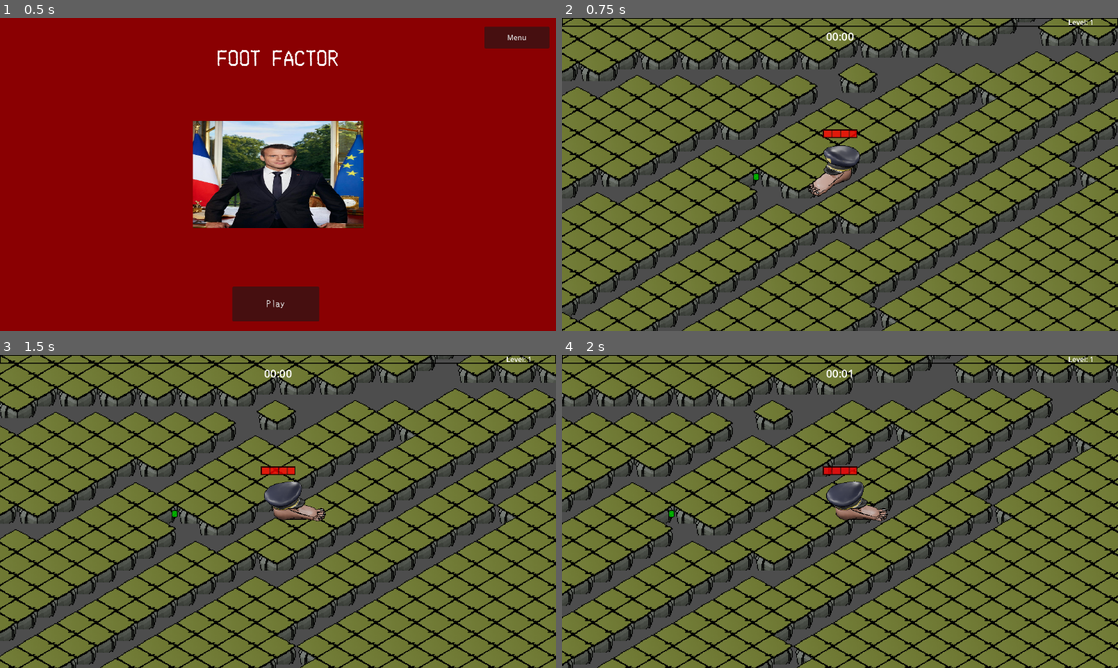
Above: before the commit, frames 1-4 (two rows, left to right).
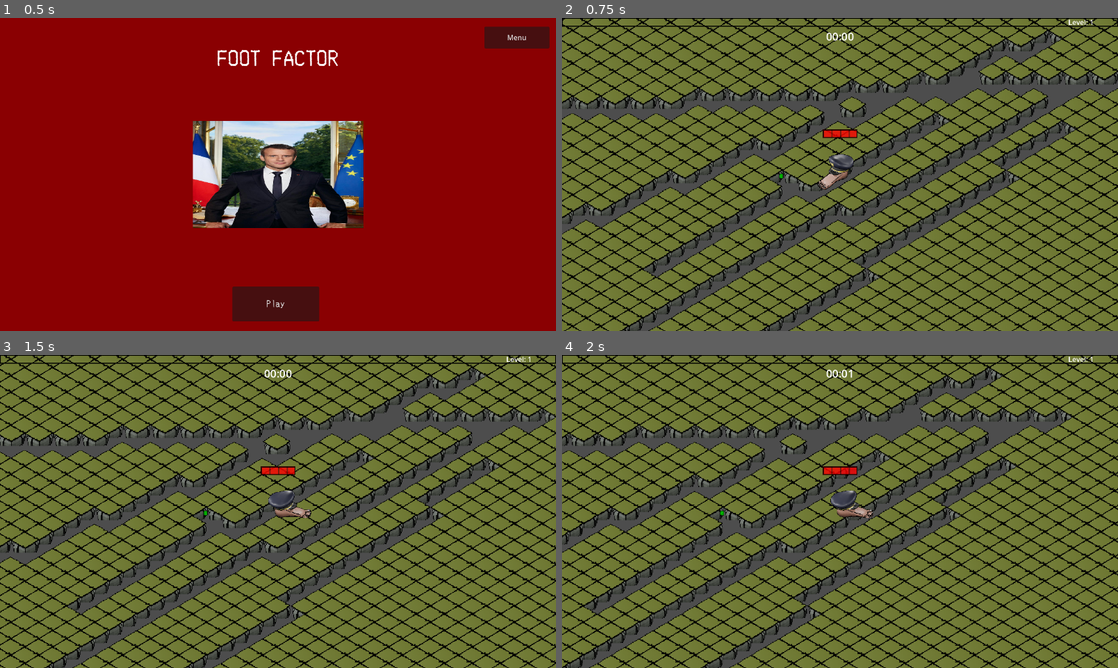
Above: after the commit, the same moments.

Repository: rat-balls/FootFactor
Game: Godot game, scene res://Scenes/TitleScreen/menu.tscn
The game is run twice, just before and just after one commit, with the same random seed, the same clock (stepped at 60 frames per second) and the same inputs. Sound files missing from this copy of the repository are replaced by a short silence.
Inputs (mouse positions are in pixels of both pictures, inside the frame that each line leads up to):
- Up to frame 1 (0.5 s): no input
- Up to frame 2 (0.75 s): click "Play" at 0.5 s
- Up to frame 3 (1.5 s): tap Enter at 1.25 s; move the mouse to (400, 495) at 1.27 s; hold Right (Right) from 1.28 s (still down); click (400, 495) at 1.35 s
- Up to frame 4 (2 s): keep holding Right (Right)

Frame 1 is identical in both runs. In frame 2, 58% of the frame differs, in the area x 0-100%, y 0-100%; in frame 3, 58%; in frame 4, 55%.

Commit message:
Merged from dev

Diff:
--- a/Scenes/Prefabs/Enemy/spider_enemy.tscn
+++ b/Scenes/Prefabs/Enemy/spider_enemy.tscn
@@ -1,6 +1,6 @@
 [gd_scene load_steps=12 format=3 uid="uid://c6q7802vmo5m"]
 
-[ext_resource type="Script" uid="uid://bn0frpi3v56m8" path="res://Scripts/Enemy/fish_enemy.gd" id="1_6cdpy"]
+[ext_resource type="Script" uid="uid://bsk4xoi5rfewl" path="res://Scripts/Enemy/spider_enemy.gd" id="1_6cdpy"]
 [ext_resource type="Texture2D" uid="uid://cn2y8hn87aga" path="res://Assets/Sprites/Enemies/spider_monster.png" id="3_okl4l"]
 [ext_resource type="PackedScene" uid="uid://68m3jdutqtxw" path="res://Scenes/Prefabs/Utility/hurt_box.tscn" id="3_v347b"]
 [ext_resource type="PackedScene" uid="uid://5ubgwi0xjbt2" path="res://Scenes/Prefabs/Utility/hit_box.tscn" id="4_okl4l"]
@@ -46,6 +46,8 @@
 collision_layer = 5
 collision_mask = 5
 script = ExtResource("1_6cdpy")
+hp = 5
+knockback_recovery = 4.5
 
 [node name="CollisionShape2D" type="CollisionShape2D" parent="."]
 position = Vector2(-1, -2)
@@ -86,8 +88,17 @@
 stream = ExtResource("5_n0k15")
 volume_db = -20.0
 
+[node name="CooldownTimer" type="Timer" parent="."]
+wait_time = 6.0
+autostart = true
+
+[node name="AttackAnimTimer" type="Timer" parent="."]
+wait_time = 2.0
+
 [connection signal="area_exited" from="HurtBox" to="HurtBox" method="_on_area_exited"]
 [connection signal="hurt" from="HurtBox" to="." method="_on_hurt_box_hurt"]
+[connection signal="timeout" from="CooldownTimer" to="." method="_on_cooldown_timer_timeout"]
+[connection signal="timeout" from="AttackAnimTimer" to="." method="_on_attack_anim_timer_timeout"]
 
 [editable path="HurtBox"]
 [editable path="HitBox"]
--- a/Scenes/Prefabs/Player/player.tscn
+++ b/Scenes/Prefabs/Player/player.tscn
@@ -48,6 +48,7 @@
 frame = 6
 
 [node name="Camera2D" type="Camera2D" parent="."]
+zoom = Vector2(0.7, 0.7)
 position_smoothing_enabled = true
 position_smoothing_speed = 15.0
 
--- a/Scripts/API/client.gd
+++ b/Scripts/API/client.gd
@@ -78,7 +78,8 @@
 		set_process(false) # Stop processing.
 
 func _on_enemy_death(id):
-	socket.send_text('{"event":"MONSTER_KILL","data":{"mobInstanceId":"' + str(id) + '"}}')
+	if(id != "0"):
+		socket.send_text('{"event":"MONSTER_KILL","data":{"mobInstanceId":"' + str(id) + '"}}')
 
 func _on_new_run():
 	print("Restarting run")
--- a/Scripts/Enemy/explosion.gd
+++ b/Scripts/Enemy/explosion.gd
@@ -4,5 +4,5 @@
 	$AnimationPlayer.play("explode")
 
 
-func _on_animation_player_animation_finished(anim_name: StringName) -> void:
+func _on_animation_player_animation_finished(_anim_name: StringName) -> void:
 	queue_free()
--- a/Scripts/Enemy/spider_enemy.gd
+++ b/Scripts/Enemy/spider_enemy.gd
@@ -12,6 +12,10 @@
 @onready var sprite:Sprite2D = $Sprite2D
 @onready var animation:AnimationPlayer = $AnimationPlayer
 @onready var sound_hit = $snd_hit
+const SPIDER_MONSTER = preload("res://Assets/Sprites/Enemies/spider_monster.png")
+const SPIDER_MONSTER_COBWEB = preload("res://Assets/Sprites/Enemies/spider_monster_cobweb.png")
+@onready var cooldown_timer: Timer = $CooldownTimer
+@onready var attack_anim_timer: Timer = $AttackAnimTimer
 
 var death_anim: Resource = preload("res://Scenes/Prefabs/Enemy/explosion.tscn")
 
@@ -19,16 +23,24 @@
 
 signal remove_from_array(object)
 
+var attacking = false;
+
 func _ready():
 	pass
 	#animation.play("walk")
 
 func _physics_process(_delta: float) -> void:
+	if(attacking):
+		sprite.texture = SPIDER_MONSTER_COBWEB
+	else:
+		sprite.texture = SPIDER_MONSTER
+
 	knockback = knockback.move_toward(Vector2.ZERO, knockback_recovery)
 	var direction = global_position.direction_to(player.global_position)
 	velocity = direction * movement_speed
 	velocity += knockback
-	move_and_slide()
+	if !attacking:
+		move_and_slide()
 
 	var right_big = direction.x > 0.5
 	var right_small = direction.x > 0.25
@@ -93,3 +105,12 @@
 		death()
 	else:
 		sound_hit.play( )
+
+
+func _on_cooldown_timer_timeout() -> void:
+	attacking = true
+	attack_anim_timer.start()
+
+func _on_attack_anim_timer_timeout() -> void:
+	attacking = false
+	cooldown_timer.start()
--- a/Scripts/Utility/enemy_spawner.gd
+++ b/Scripts/Utility/enemy_spawner.gd
@@ -39,7 +39,7 @@
 	emit_signal("changetime", time)
 
 func get_random_position():
-	var vpr = get_viewport_rect().size * randf_range(1.1, 1.4)
+	var vpr = (get_viewport_rect().size * 1.4) * randf_range(1.1, 1.4)
 	var top_left = Vector2(player.global_position.x - vpr.x/2, player.global_position.y - vpr.y/2)
 	var top_right= Vector2(player.global_position.x + vpr.x/2, player.global_position.y - vpr.y/2)
 	var bottom_left = Vector2(player.global_position.x - vpr.x/2, player.global_position.y + vpr.y/2)
